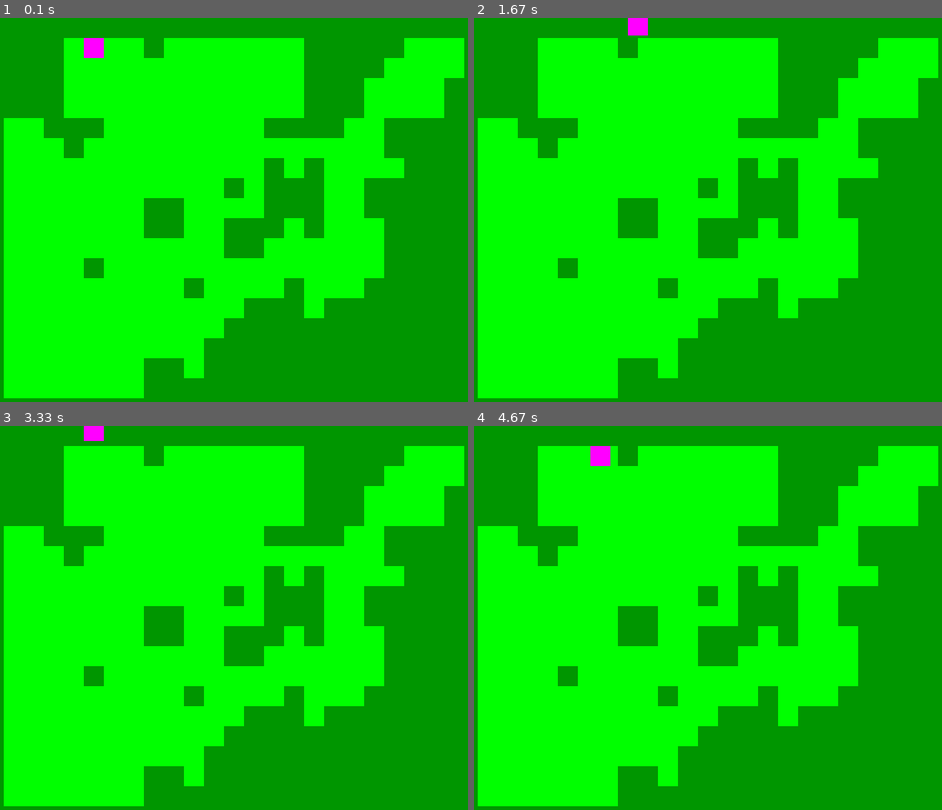
Above: before the commit, frames 1-4 (two rows, left to right).
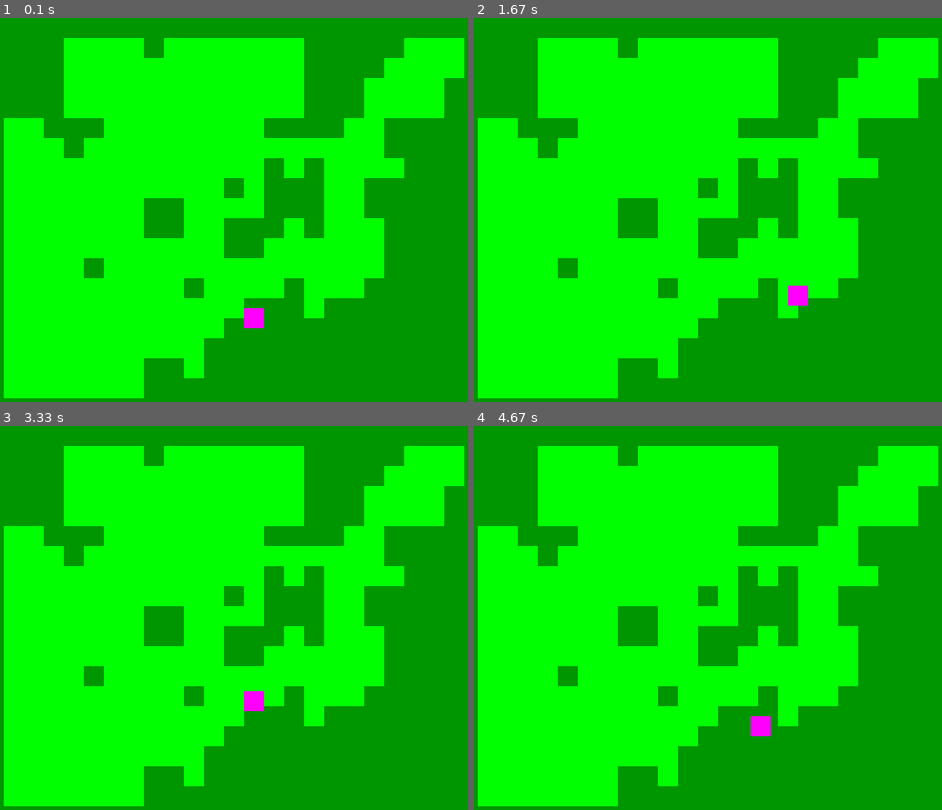
Above: after the commit, the same moments.

Repository: EkhsanFitri94/pygame-roguelike
Game: pygame game, started from src/main.py
Two runs of this game, one before a commit and one after it. Both use one fixed random seed, a clock stepped at 60 frames per second and the inputs below.
Inputs:
- Up to frame 1 (0.1 s): no input
- Up to frame 2 (1.67 s): hold Right 0.33-0.8 s; hold Up 0.83-1.13 s; hold Right 1.17-1.63 s
- Up to frame 3 (3.33 s): hold Left 1.67-2.2 s; hold Down 2.23-2.53 s; hold Left 2.57-2.97 s; hold Up from 3 s (still down)
- Up to frame 4 (4.67 s): release Up at 3.37 s; hold Right 3.4-4.03 s; hold Down 4.07-4.43 s; hold Left from 4.47 s (still down)

The runs differ from the first frame. In frame 1, 0.4% of the frame differs, in the area x 17-57%, y 5-81%; in frame 2, 0.4%; in frame 3, 0.4%; in frame 4, 0.4%.

Commit message:
Implement a smooth, player-centered scrolling camera

Diff:
--- a/src/main.py
+++ b/src/main.py
@@ -131,6 +131,7 @@
         pygame.display.set_caption("Roguelike")
         self.clock = pygame.time.Clock()
         self.running = True
+        self.camera_offset = pygame.math.Vector2(0, 0)
 
     def new(self):
         # Start a new game
@@ -142,8 +143,8 @@
         # NEW: Create the player instance
         # Place player in the center of the first floor tile found
         player_start_pos = None
-        for y, row in enumerate(self.dungeon_map):
-            for x, tile in enumerate(row):
+        for x, column in enumerate(self.dungeon_map):
+            for y, tile in enumerate(column):
                 if tile == TILE_FLOOR and player_start_pos is None:
                     player_start_pos = (x, y)
                     break # Found the first floor tile, no need to keep looking
@@ -169,17 +170,21 @@
             for event in pygame.event.get():
                 if event.type == pygame.QUIT:
                     self.playing = False
-                    self.running = False
 
             # Update
             self.player.update()
+
+            # --- THE SCROLLING CAMERA LOGIC ---
+            # Calculate the camera's desired position. We want the player in the center.
+            self.camera_offset.x = self.player.rect.centerx - SCREEN_WIDTH // 2
+            self.camera_offset.y = self.player.rect.centery - SCREEN_HEIGHT // 2
 
             # Draw
             self.screen.fill(BLACK)
             draw_map(self.screen, self.dungeon_map)
 
-            # NEW: Draw the player
-            self.player.draw(self.screen, (0, 0)) # Camera offset is (0,0) for now
+            # NEW: Draw the player using the camera offset
+            self.player.draw(self.screen, self.camera_offset)
 
             pygame.display.flip()
 
